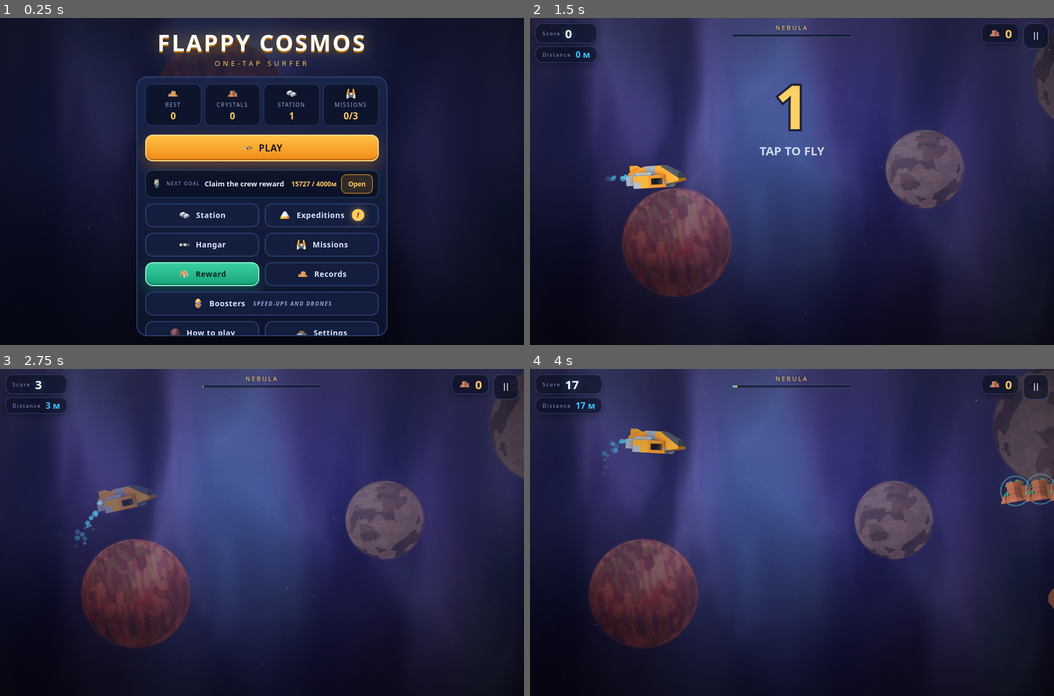
Above: before the commit, frames 1-4 (two rows, left to right).
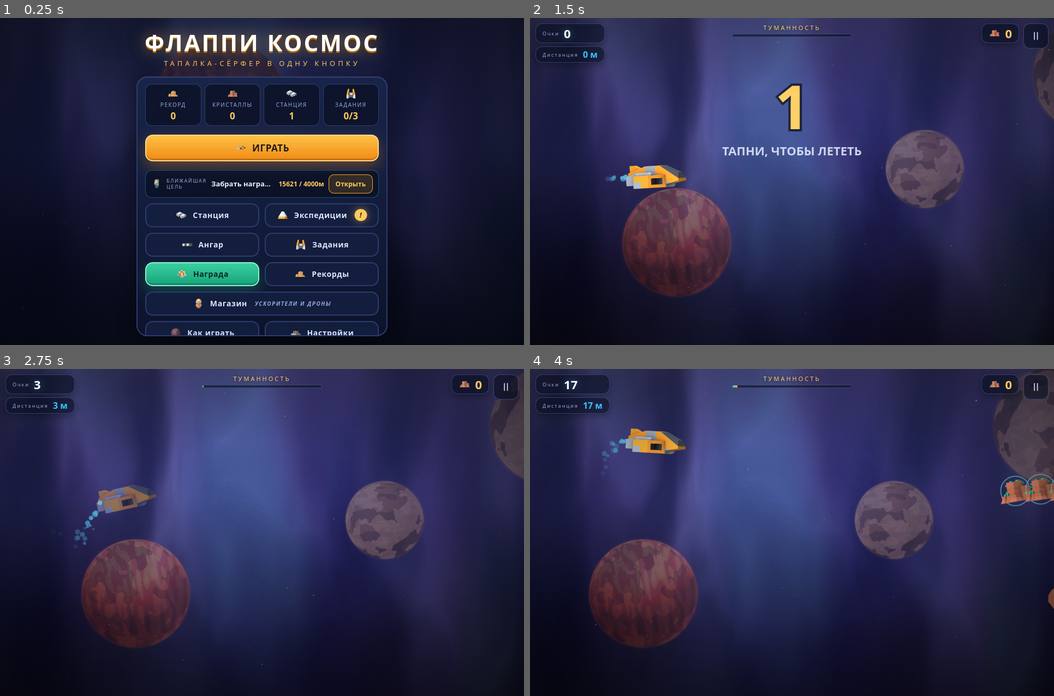
Above: after the commit, the same moments.

Repository: wizzleforgegames/flappy-space
Game: browser game, page index.html
Same seed, same stepped clock (60 frames per second), same inputs: the game is played once before the commit and once after it.
Inputs:
- Up to frame 1 (0.25 s): no input
- Up to frame 2 (1.5 s): click "PLAY" (after the commit: "ИГРАТЬ") at 0.27 s; hold Down 1.03-1.3 s; tap Space at 1.1 s; hold Left from 1.35 s (still down)
- Up to frame 3 (2.75 s): tap Space at 1.6, 2.1, 2.6 s; release Left at 1.92 s; hold Up 1.97-2.27 s; hold Up 2.32-2.55 s; hold Left from 2.6 s (still down)
- Up to frame 4 (4 s): release Left at 3.03 s; hold Down 3.08-3.42 s; tap Space at 3.1, 3.6 s; hold Down 3.47-3.73 s; hold Left from 3.78 s (still down)

The runs differ from the first frame. In frame 1, 3.6% of the frame differs, in the area x 27-72%, y 5-97%; in frame 2, 0.7%; in frame 3, 0.3%; in frame 4, 0.4%.

Commit message:
ru by default: detectLang returns ru for all browsers (RU-first audience)

Diff:
--- a/src/ui.js
+++ b/src/ui.js
@@ -1078,5 +1078,11 @@
   requestAnimationFrame(frame);
 })();
 function detectLang(){
-  try { const n = (navigator.language || "en").toLowerCase(); return n.indexOf("ru") === 0; } catch(e){ return true; }
-}
+  /* аудитория площадок русскоязычная: ru по умолчанию,
+     прочие языки — только если браузер явно на них (и это не en) */
+  try {
+    const ls = (navigator.languages && navigator.languages.length) ? navigator.languages : [navigator.language || "ru"];
+    for (const l of ls) { const c = String(l).toLowerCase().split("-")[0]; if (c === "ru") return true; }
+    return true;
+  } catch(e){ return true; }
+}
